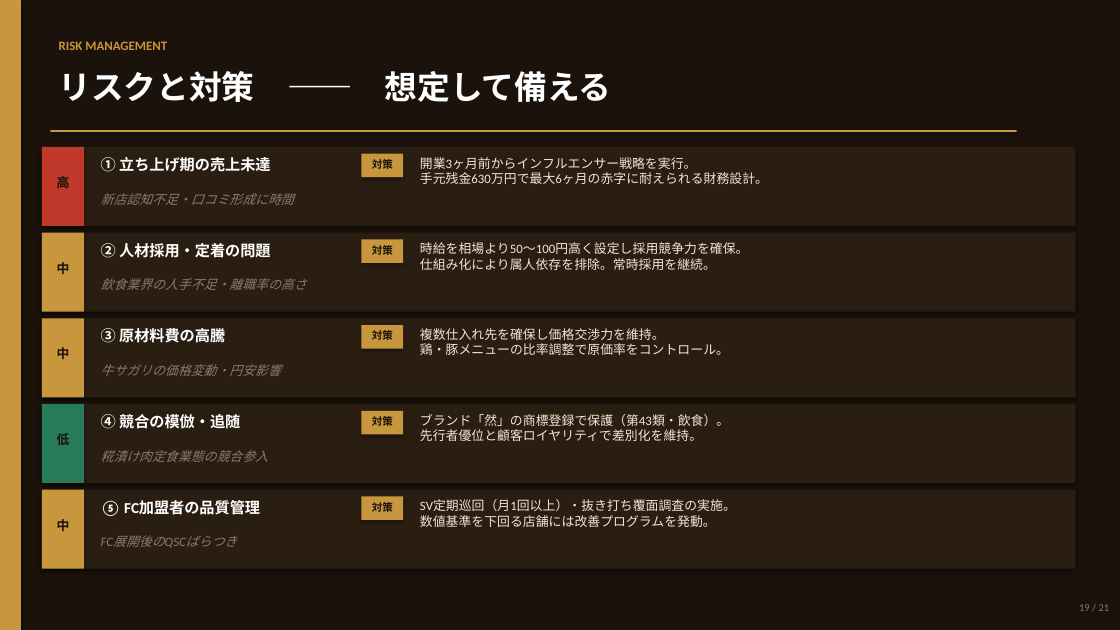
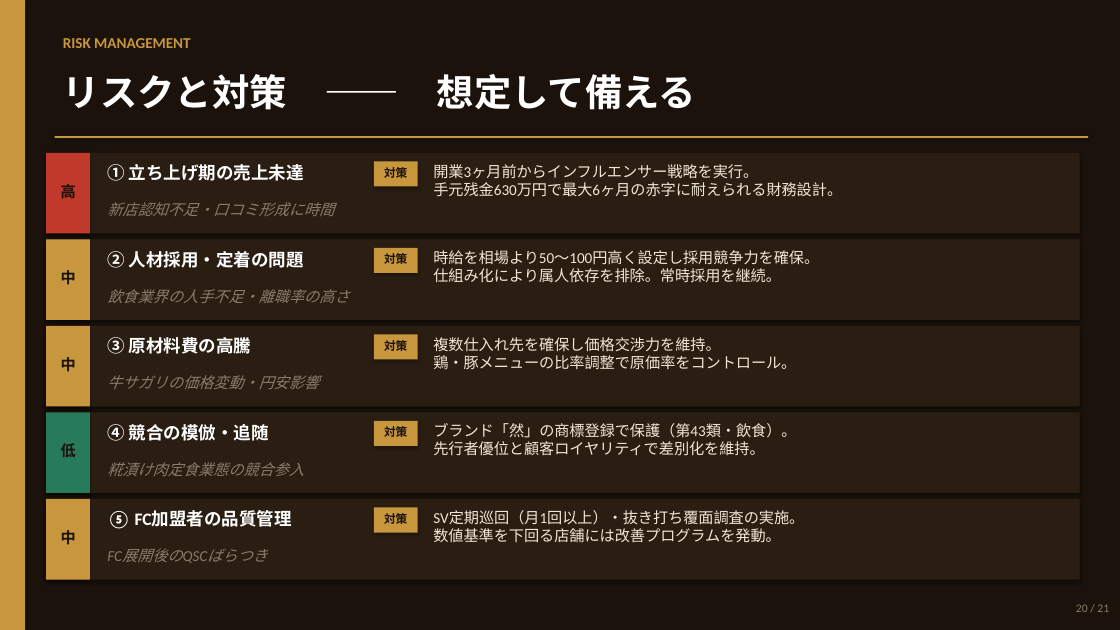
Before and after one commit to hunkotusaisinryo-lab/test-repo, a slide deck: slide 19 of reports/肉酒場然_事業計画書_20260605.pptx. Drawn at 1120x630 pixels with LibreOffice and Linux fonts; fonts in the diff are those of the drawing. Boxes give left, top, right and bottom in pixels: in the first picture for what was removed or moved away, otherwise in the second. Text is boxed around its words. In the diff, an @@ line names an element or a change of style, - is before the commit and + after.

```diff
--- a/reports/肉酒場然_事業計画書_20260605.pptx
+++ b/reports/肉酒場然_事業計画書_20260605.pptx
@@ rectangle resized from (x1=0, y1=0, x2=21, y2=630) to (x1=0, y1=0, x2=25, y2=630) @@
@@ text "リスクと対策 ―― 想定して備える" at (x1=63, y1=74, x2=696, y2=110): size 28 to 32 pt @@
@@ rectangle resized from (x1=50, y1=130, x2=1017, y2=132) to (x1=55, y1=136, x2=1088, y2=138) @@
@@ text "① 立ち上げ期の売上未達" moved from (x1=101, y1=157, x2=270, y2=172) to (x1=107, y1=164, x2=304, y2=181) @@
@@ text "対策" moved from (x1=372, y1=159, x2=393, y2=169) to (x1=384, y1=167, x2=407, y2=178) @@
@@ rectangle moved from (x1=361, y1=154, x2=403, y2=177) to (x1=374, y1=161, x2=418, y2=187) @@
@@ text "開業3ヶ月前からインフルエンサー戦略を実行。 手元残金630万円で最大6ヶ月の赤字に耐えられる財務設計。" moved from (x1=420, y1=157, x2=768, y2=184) to (x1=433, y1=164, x2=842, y2=197) @@
@@ text "新店認知不足・口コミ形成に時間" moved from (x1=101, y1=193, x2=294, y2=205) to (x1=107, y1=202, x2=334, y2=216) @@
@@ 4 rectangles moved together from (x1=42, y1=147, x2=1075, y2=312) to (x1=46, y1=153, x2=1080, y2=320) @@
@@ text "② 人材採用・定着の問題" moved from (x1=101, y1=243, x2=270, y2=258) to (x1=107, y1=251, x2=304, y2=268) @@
@@ text "時給を相場より50〜100円高く設定し採用競争力を確保。 仕組み化により属人依存を排除。常時採用を継続。" moved from (x1=420, y1=242, x2=749, y2=270) to (x1=433, y1=250, x2=819, y2=283) @@
@@ text "飲食業界の人手不足・離職率の高さ" moved from (x1=101, y1=278, x2=307, y2=290) to (x1=107, y1=289, x2=349, y2=303) @@
@@ text "③ 原材料費の高騰" moved from (x1=101, y1=328, x2=225, y2=343) to (x1=107, y1=337, x2=252, y2=354) @@
@@ text "複数仕入れ先を確保し価格交渉力を維持。 鶏・豚メニューの比率調整で原価率をコントロール。" moved from (x1=420, y1=328, x2=729, y2=355) to (x1=433, y1=337, x2=796, y2=370) @@
@@ text "牛サガリの価格変動・円安影響" moved from (x1=101, y1=364, x2=281, y2=376) to (x1=107, y1=375, x2=319, y2=389) @@
@@ text "④ 競合の模倣・追随" moved from (x1=101, y1=414, x2=240, y2=429) to (x1=107, y1=424, x2=269, y2=441) @@
@@ text "ブランド「然」の商標登録で保護（第43類・飲食）。 先行者優位と顧客ロイヤリティで差別化を維持。" moved from (x1=420, y1=414, x2=729, y2=441) to (x1=433, y1=423, x2=796, y2=456) @@
@@ text "糀漬け肉定食業態の競合参入" moved from (x1=101, y1=450, x2=268, y2=462) to (x1=107, y1=462, x2=304, y2=476) @@
@@ 6 rectangles, 4 texts moved together from (x1=42, y1=262, x2=1075, y2=569) to (x1=46, y1=270, x2=1080, y2=580) @@
@@ size 13 to 15 pt in 5 elements at (x1=107, y1=164, x2=304, y2=181), (x1=107, y1=251, x2=304, y2=268), (x1=107, y1=337, x2=252, y2=354), (x1=107, y1=424, x2=269, y2=441), (x1=107, y1=511, x2=292, y2=530) @@
@@ text "⑤ FC加盟者の品質管理" moved from (x1=101, y1=500, x2=260, y2=518) to (x1=107, y1=511, x2=292, y2=530) @@
@@ size 9 to 10 pt in 5 elements at (x1=384, y1=167, x2=407, y2=178), (x1=384, y1=253, x2=407, y2=264), (x1=384, y1=340, x2=407, y2=351), (x1=384, y1=426, x2=407, y2=437), (x1=384, y1=513, x2=407, y2=524) @@
@@ 4 texts, 4 rectangles moved together from (x1=361, y1=239, x2=403, y2=520) to (x1=374, y1=248, x2=418, y2=533) @@
@@ text "SV定期巡回（月1回以上）・抜き打ち覆面調査の実施。 数値基準を下回る店舗には改善プログラムを発動。" moved from (x1=420, y1=500, x2=736, y2=527) to (x1=433, y1=510, x2=804, y2=542) @@
@@ size 11 to 13 pt in 16 elements at (x1=63, y1=38, x2=190, y2=48), (x1=433, y1=164, x2=842, y2=197), (x1=433, y1=250, x2=819, y2=283), (x1=433, y1=337, x2=796, y2=370), (x1=433, y1=423, x2=796, y2=456), (x1=61, y1=182, x2=76, y2=202), (x1=433, y1=510, x2=804, y2=542), (x1=61, y1=270, x2=76, y2=285), (x1=61, y1=357, x2=76, y2=372), (x1=107, y1=202, x2=334, y2=216), (x1=61, y1=443, x2=76, y2=457), (x1=107, y1=289, x2=349, y2=303), (x1=61, y1=530, x2=76, y2=545), (x1=107, y1=375, x2=319, y2=389), (x1=107, y1=462, x2=304, y2=476), (x1=99, y1=543, x2=360, y2=575) @@
@@ text "FC展開後のQSCばらつき" moved from (x1=92, y1=530, x2=344, y2=562) to (x1=99, y1=543, x2=360, y2=575) @@
@@ text at (x1=1076, y1=604, x2=1109, y2=612): text changed; size 9 to 10 pt @@
-19 / 21
+20 / 21
```
Also in this commit, not shown: 20 other slides changed, 1 other file.
